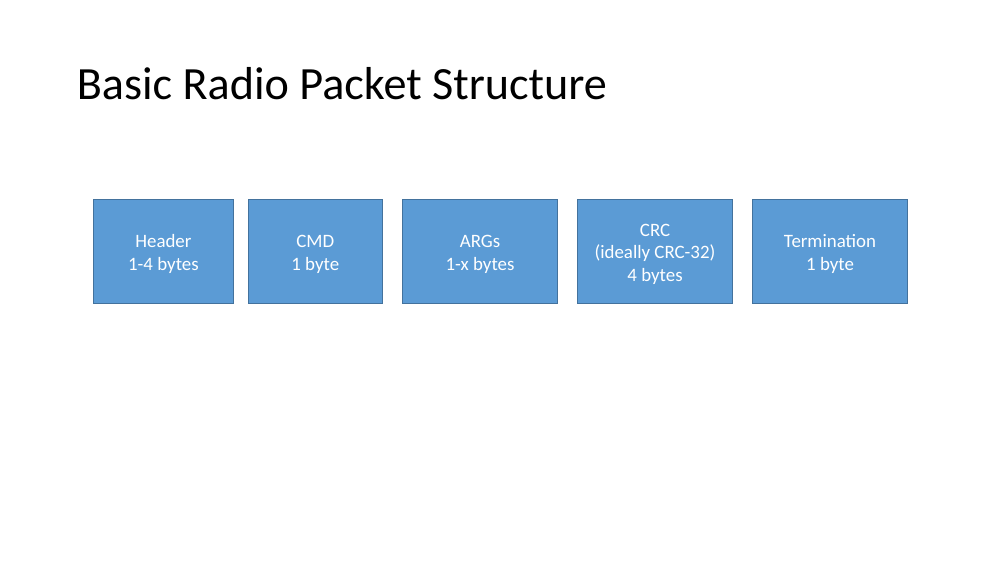
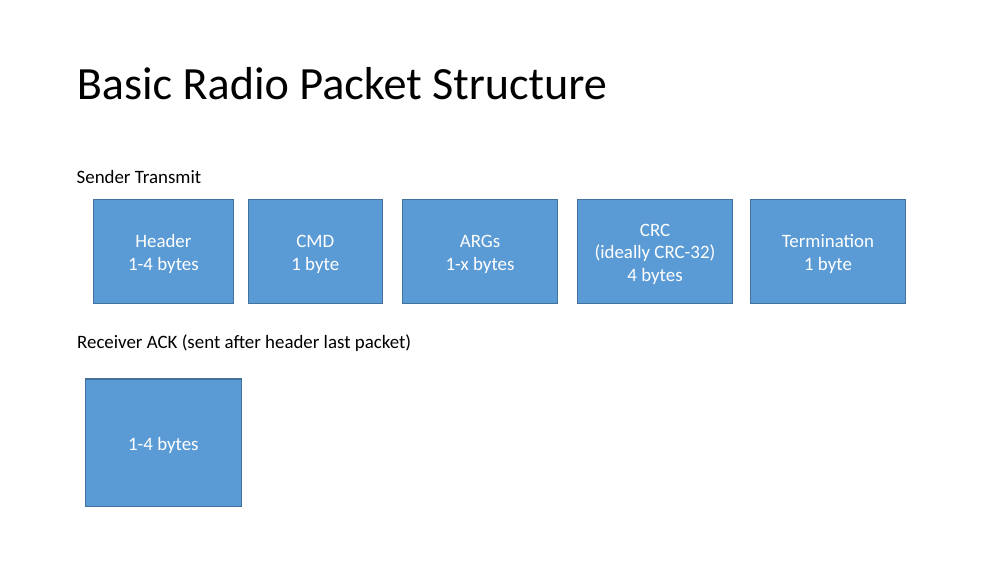
Before and after one commit to erichtang/mainboard, a slide deck: slide 25 of software/foras-promineo/Foras Promineo Software Primer.pptx. Drawn at 1008x567 pixels with LibreOffice and Linux fonts; fonts in the diff are those of the drawing. Boxes give left, top, right and bottom in pixels: in the first picture for what was removed or moved away, otherwise in the second. Text is boxed around its words. In the diff, an @@ line names an element or a change of style, - is before the commit and + after.

```diff
--- a/software/foras-promineo/Foras Promineo Software Primer.pptx
+++ b/software/foras-promineo/Foras Promineo Software Primer.pptx
@@ text added at [77,170,201,183], 18 pt, text #000000 @@
+Sender Transmit
@@ text added at [77,334,411,351], 18 pt, text #000000 @@
+Receiver ACK (sent after header last packet)
@@ rectangle added at [85,379,242,506], fill #5B9BD5, outline #43739E 1 pt, 18 pt, text #FFFFFF @@
+1-4 bytes
```
Also in this commit, not shown: 3 other slides changed, 19 other files.
